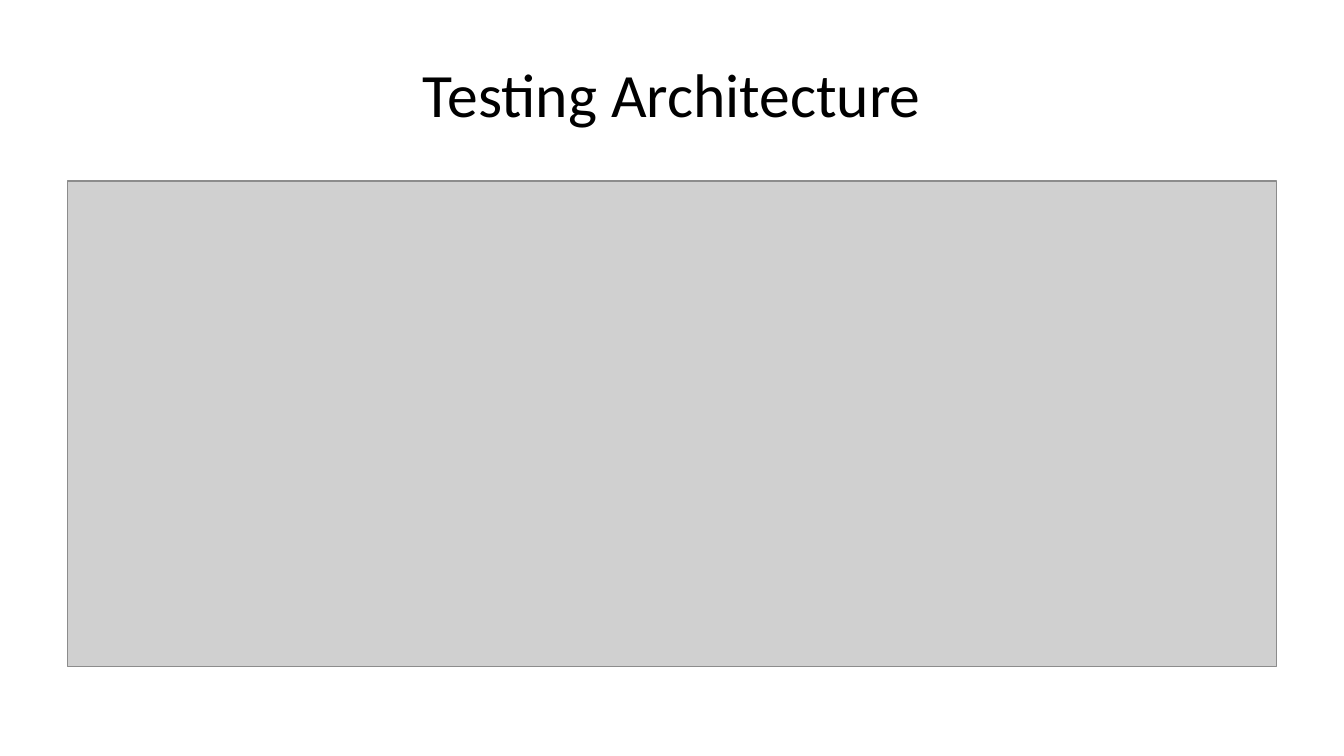
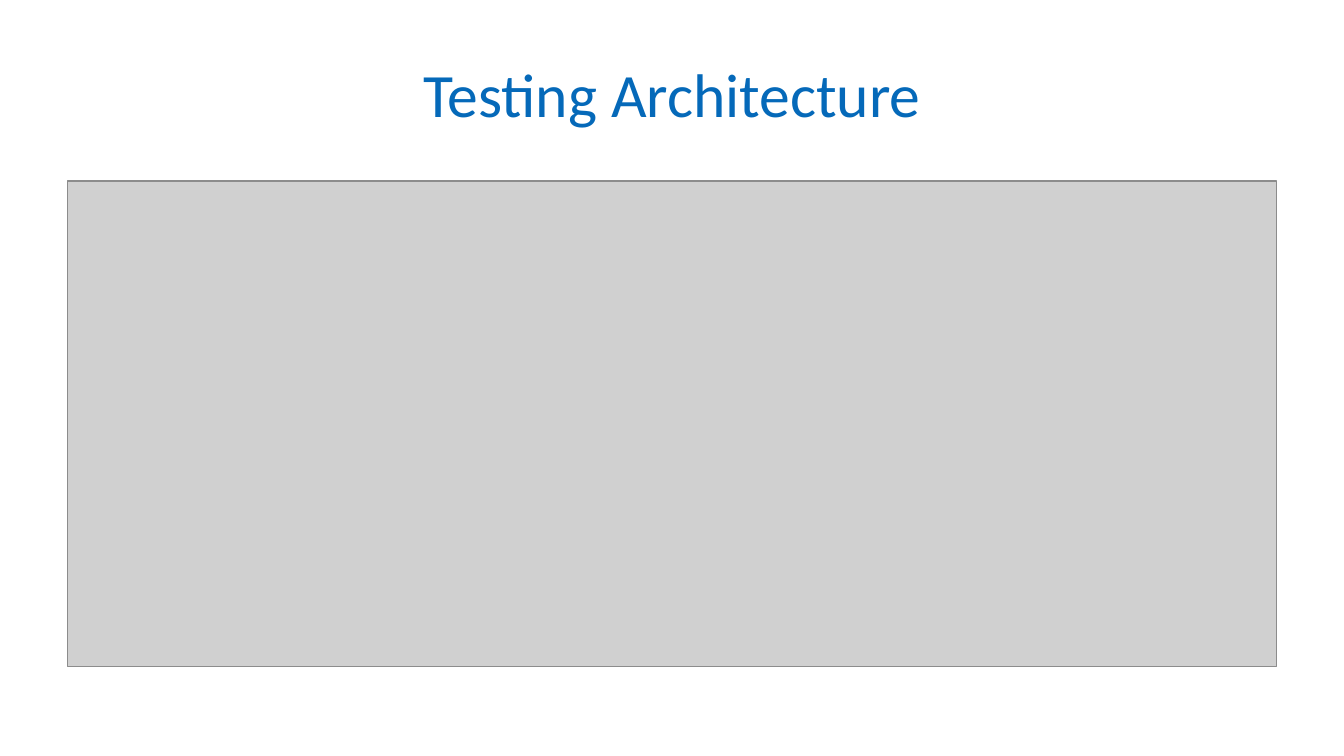
Before and after one commit to Patrick941/MAIProject, a slide deck: slide 9 of Presentation/presentation.odp (slide 8 before the commit). Drawn at 1344x756 pixels with LibreOffice and Linux fonts; fonts in the diff are those of the drawing; grey boxes stand for pictures; background and template pictures are left out. Boxes give left, top, right and bottom in pixels: in the first picture for what was removed or moved away, otherwise in the second. Text is boxed around its words. In the diff, an @@ line names an element or a change of style, - is before the commit and + after.

```diff
--- a/Presentation/presentation.odp
+++ b/Presentation/presentation.odp
@@ title "Testing Architecture" at (x1=423, y1=74, x2=920, y2=128): text colour #000000 to #0569B9 @@
```
Also in this commit, not shown: 12 other slides changed.
